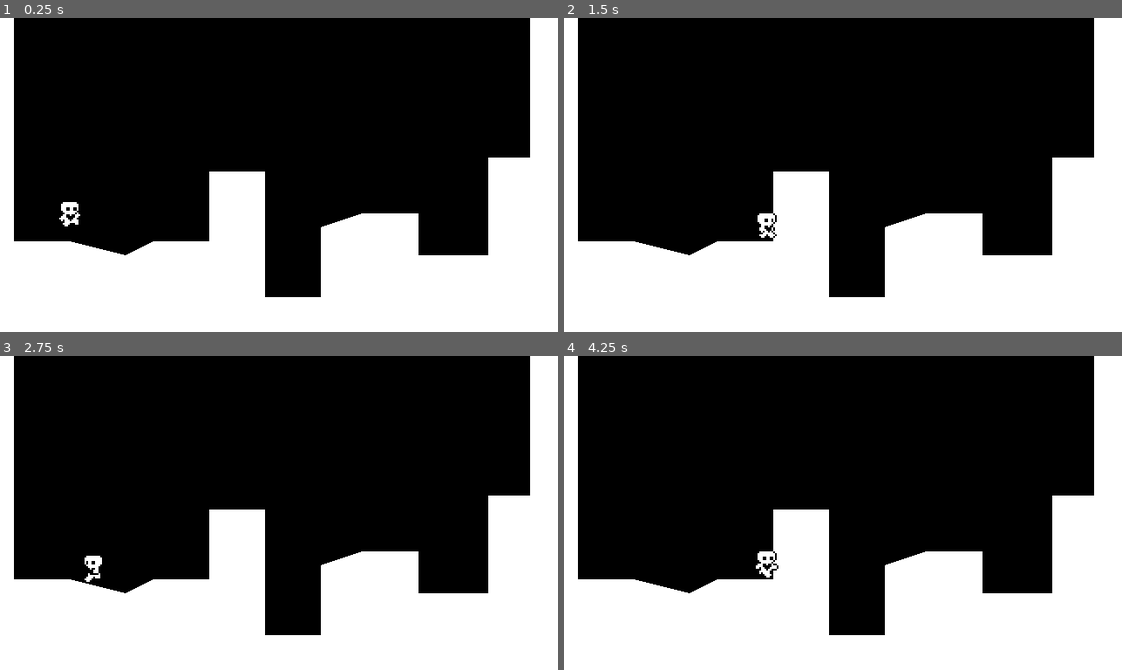
Above: before the commit, frames 1-4 (two rows, left to right).
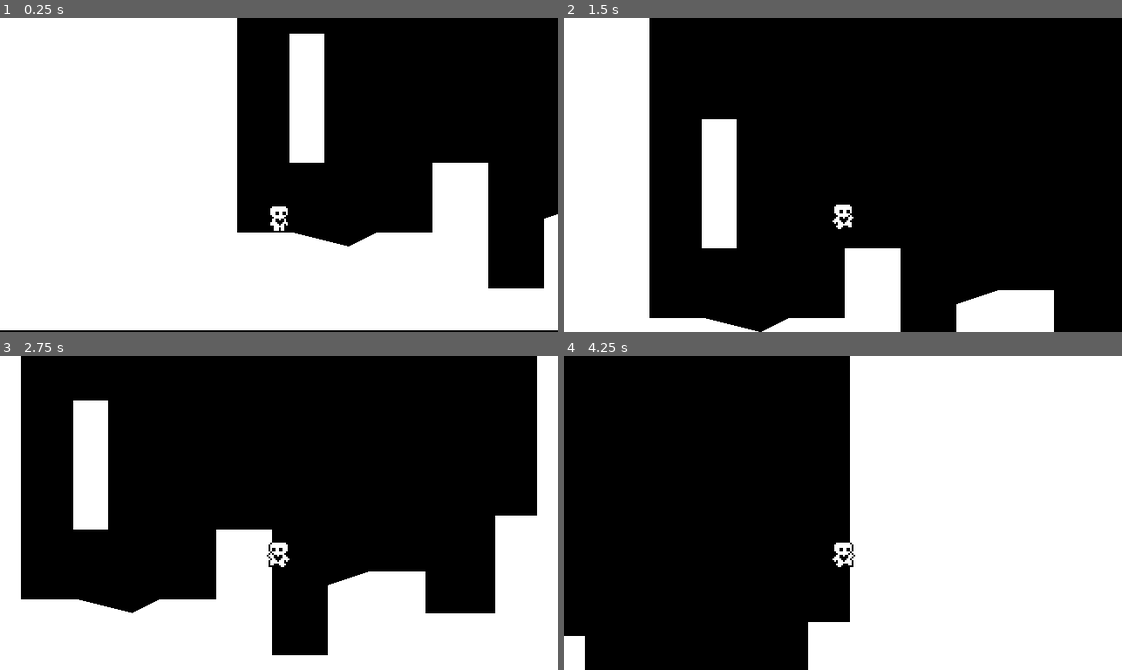
Above: after the commit, the same moments.

Repository: El-NyaX3M/Tutoriales_Godot_HeartBeast
Game: Godot game, scene res://world.tscn
Same seed, same stepped clock (60 frames per second), same inputs: the game is played once before the commit and once after it.
Inputs:
- Up to frame 1 (0.25 s): no input
- Up to frame 2 (1.5 s): tap Enter (ui_accept) at 0.5 s; hold Right (ui_right) from 0.53 s (still down); tap Z (btn_jump, bound only after the commit) at 0.6, 0.77, 1.07, 1.35 s
- Up to frame 3 (2.75 s): tap Z (btn_jump, bound only after the commit) at 1.52, 1.82, 2.1 s; release Right (ui_right) at 2.03 s; hold Left (ui_left) from 2.03 s (still down)
- Up to frame 4 (4.25 s): release Left (ui_left) at 2.78 s; hold Right (ui_right) from 2.78 s (still down); tap Z (btn_jump, bound only after the commit) at 2.85, 3.02, 3.32, 3.6, 3.77, 4.07 s

The runs differ from the first frame. In frame 1, 45% of the frame differs, in the area x 0-100%, y 0-100%; in frame 2, 39%; in frame 3, 12%; in frame 4, 46%, in the area x 0-95%, y 0-100%.

Commit message:
P4. Wall jump and Double jump

Diff:
--- a/Heart-Platformer-Godot-4/PlayerMovementData.gd
+++ b/Heart-Platformer-Godot-4/PlayerMovementData.gd
@@ -9,3 +9,4 @@
 @export var jump_velocity = -300.0
 @export var gravity_scale = 1.0
 @export var air_friction = 300.0
+@export var air_acceleration = 400.0
--- a/Heart-Platformer-Godot-4/player.gd
+++ b/Heart-Platformer-Godot-4/player.gd
@@ -3,7 +3,7 @@
 #se mueven las variables a un nuevo recurso para tomarlo como objeto
 #luego se crea una variable que pueda obtener esos datos y siendo de tipó del nuevo recurso
 @export var movement_data : PlayerMovementData
-
+var air_jump = false
 
 # Get the gravity from the project settings to be synced with RigidBody nodes.
 #Se obtiene el valor de la gravedad por medio de una llamada de los settings de godot.
@@ -22,16 +22,22 @@
 	if not is_on_floor():
 		velocity.y += gravity * movement_data.gravity_scale * delta
 
+	else:
+		air_jump = true
 	# Handle Jump.
 	#Input hace referencia a lo que se ingrese por medio del teclado
 	#Se valida si se presiona la barra espaciadora y si se está en el suelo.
 	if is_on_floor() or coyote_jump_timer.time_left > 0.0:
-		if Input.is_action_just_pressed("ui_up"):
+		if Input.is_action_just_pressed("btn_jump"):
 			velocity.y = movement_data.jump_velocity
 	else:
-		if Input.is_action_just_released("ui_up") and velocity.y < movement_data.jump_velocity / 2:
+		if Input.is_action_just_released("btn_jump") and velocity.y < movement_data.jump_velocity / 2:
 			velocity.y = movement_data.jump_velocity / 2
+		if Input.is_action_just_pressed("btn_jump") and air_jump:
+			velocity.y = movement_data.jump_velocity * 0.8
+			air_jump = false
 
+	handle_wall_jump()
 	# Get the input direction and handle the movement/deceleration.
 	# As good practice, you should replace UI actions with custom gameplay actions.
 	#La dirección se obtendrá de acuerdo a la tecla que se presione
@@ -42,10 +48,13 @@
 	#esta velocidad es obtenida multiplicando la direction (-1 o 1) por SPEED (definido como 200 al inicio).
 	#En caso contrario entonces se le asigna 0.
 	if direction:
+		if is_on_floor():
 		#velocity.x = direction * SPEED
 		#move_toward hace que el objeto se mueva, ingresando su posición inicial, su velocidad final y
 		#el cambio de velocidad respecto a delta
-		velocity.x = move_toward(velocity.x, movement_data.speed * direction, delta * movement_data.acceleration)
+			velocity.x = move_toward(velocity.x, movement_data.speed * direction, delta * movement_data.acceleration)
+		else:
+			velocity.x = move_toward(velocity.x, movement_data.speed * direction, movement_data.air_acceleration * delta)
 	else:
 		#velocity.x = 0
 		if is_on_floor():
@@ -80,3 +89,14 @@
 
 	if not is_on_floor():
 		animated_sprite_2d.play("jump")
+
+func handle_wall_jump():
+	if is_on_floor(): return
+	#get_wall_normal() obtiene el último punto de choque con una superficie
+	var wall_normal = get_wall_normal()
+	if Input.is_action_just_pressed("ui_left") and wall_normal == Vector2.LEFT and is_on_wall():
+		velocity.x = wall_normal.x * movement_data.speed
+		velocity.y = movement_data.jump_velocity
+	if Input.is_action_just_pressed("ui_right") and wall_normal == Vector2.RIGHT and is_on_wall():
+		velocity.x = wall_normal.x * movement_data.speed
+		velocity.y = movement_data.jump_velocity
--- a/Heart-Platformer-Godot-4/player.tscn
+++ b/Heart-Platformer-Godot-4/player.tscn
@@ -100,3 +100,6 @@
 [node name="CoyoteJumpTimer" type="Timer" parent="."]
 wait_time = 0.15
 one_shot = true
+
+[node name="Camera2D" type="Camera2D" parent="."]
+position = Vector2(0, -24)
--- a/Heart-Platformer-Godot-4/project.godot
+++ b/Heart-Platformer-Godot-4/project.godot
@@ -23,6 +23,14 @@
 window/size/window_height_override=720
 window/stretch/mode="canvas_items"
 
+[input]
+
+btn_jump={
+"deadzone": 0.5,
+"events": [Object(InputEventKey,"resource_local_to_scene":false,"resource_name":"","device":-1,"window_id":0,"alt_pressed":false,"shift_pressed":false,"ctrl_pressed":false,"meta_pressed":false,"pressed":false,"keycode":0,"physical_keycode":90,"key_label":0,"unicode":122,"echo":false,"script":null)
+]
+}
+
 [rendering]
 
 textures/canvas_textures/default_texture_filter=0
--- a/Heart-Platformer-Godot-4/world.tscn
+++ b/Heart-Platformer-Godot-4/world.tscn
@@ -1,7 +1,10 @@
-[gd_scene load_steps=3 format=3 uid="uid://ob4n3oc6nb0j"]
+[gd_scene load_steps=4 format=3 uid="uid://ob4n3oc6nb0j"]
 
 [ext_resource type="Script" path="res://world.gd" id="1_0p26b"]
 [ext_resource type="PackedScene" uid="uid://i6remxasjdhw" path="res://player.tscn" id="2_5i3lu"]
+
+[sub_resource type="RectangleShape2D" id="RectangleShape2D_cixj2"]
+size = Vector2(20, 74)
 
 [node name="World" type="Node2D"]
 script = ExtResource("1_0p26b")
@@ -9,9 +12,21 @@
 [node name="Zone" type="StaticBody2D" parent="."]
 
 [node name="CollisionPolygon2D" type="CollisionPolygon2D" parent="Zone"]
-polygon = PackedVector2Array(0, 0, 8, 0, 8, 128, 40, 128, 72, 136, 88, 128, 120, 128, 120, 88, 152, 88, 152, 160, 184, 160, 184, 120, 208, 112, 240, 112, 240, 136, 280, 136, 280, 80, 304, 80, 304, 0, 320, 0, 320, 184, 0, 184)
+polygon = PackedVector2Array(-144, -88, 8, -88, 8, 128, 40, 128, 72, 136, 88, 128, 120, 128, 120, 88, 152, 88, 152, 160, 184, 160, 184, 120, 208, 112, 240, 112, 240, 136, 280, 136, 280, 80, 304, 80, 304, -96, 520, -96, 520, 184, -144, 184)
 
 [node name="Polygon2D" type="Polygon2D" parent="Zone/CollisionPolygon2D"]
 
+[node name="StaticBody2D" type="StaticBody2D" parent="Zone"]
+
+[node name="CollisionShape2D" type="CollisionShape2D" parent="Zone/StaticBody2D"]
+position = Vector2(48, 51)
+shape = SubResource("RectangleShape2D_cixj2")
+
+[node name="ColorRect" type="ColorRect" parent="Zone/StaticBody2D"]
+offset_left = 38.0
+offset_top = 14.0
+offset_right = 58.0
+offset_bottom = 88.0
+
 [node name="Player" parent="." instance=ExtResource("2_5i3lu")]
-position = Vector2(40, 80)
+position = Vector2(32, 112)
